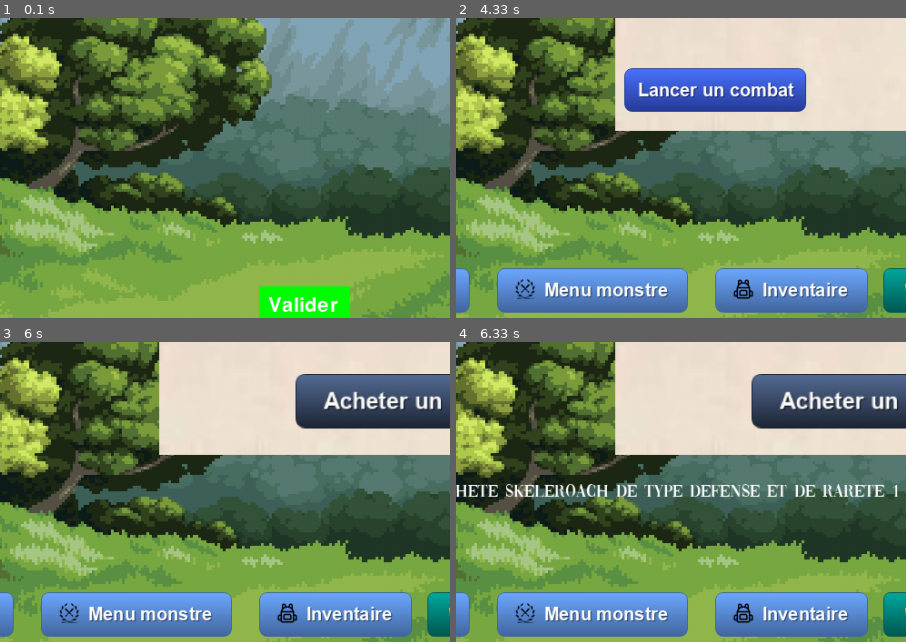
Above: before the commit, frames 1-4 (two rows, left to right).
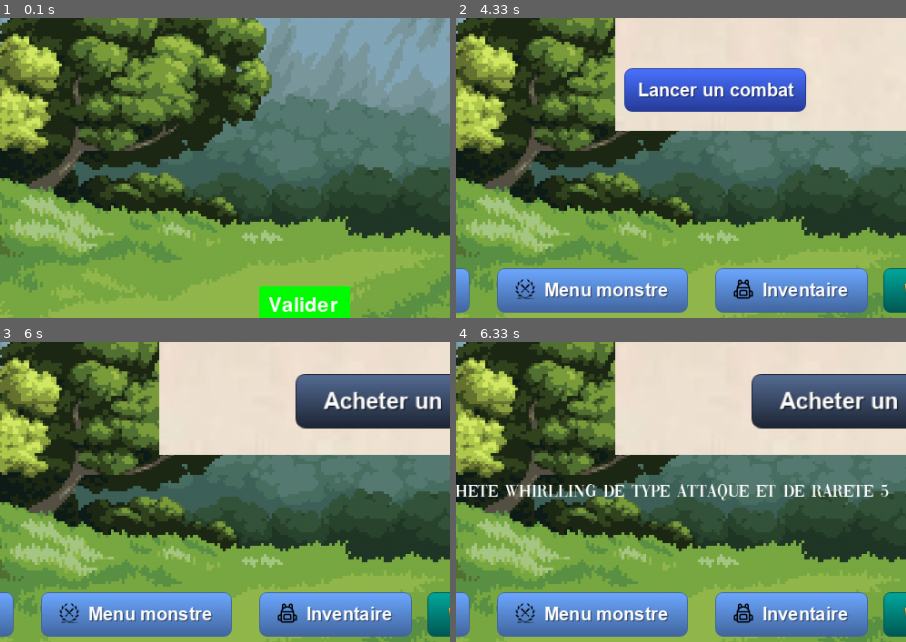
Above: after the commit, the same moments.

Repository: Maxine1425/projet_GEIPI2_S2_ESIREM
Game: pygame game, started from graphique.py
The game is run twice, just before and just after one commit, with the same random seed, the same clock (stepped at 60 frames per second) and the same inputs.
Inputs (mouse positions are % of the whole screen's width and height, from its top left):
- Up to frame 1 (0.1 s): no input
- Up to frame 2 (4.33 s): press the mouse at (51, 92) at 0.37 s; move the mouse to (35, 64) at 0.47 s; release the mouse at (19, 35) at 0.6 s; click (11, 90) at 0.72 s; click (11, 90) at 1.05 s; click (11, 90) at 1.38 s; click (11, 90) at 1.72 s; click (74, 90) at 2.6 s; click (33, 90) at 4.03 s
- Up to frame 3 (6 s): click (11, 90) at 4.37 s; press the mouse at (92, 90) at 5.23 s; move the mouse to (80, 56) at 5.33 s; release the mouse at (68, 22) at 5.47 s; press the mouse at (33, 90) at 5.57 s; move the mouse to (37, 51) at 5.67 s; release the mouse at (41, 13) at 5.8 s; press the mouse at (74, 90) at 5.9 s
- Up to frame 4 (6.33 s): move the mouse to (63, 70) at 6 s; release the mouse at (51, 51) at 6.13 s
The pictures show only the part of the screen within x 18-68%, y 45-95%; the shares and areas given below are measured in that part.

Frames 1-3 are identical in both runs. In frame 4, 2.3% of the frame differs, in the area x 10-99%, y 47-53%.

Commit message:
corection de bug du combat qui se lace pas , voir pour ajouter supprimer ou vendre monstre et la selection du monstre pour le combat

Diff:
--- a/graphique.py
+++ b/graphique.py
@@ -16,6 +16,7 @@
 print("pseudo = " + menu_accueil.pseudo)
 joueur = Joueur(menu_accueil.pseudo, 5000, 1, 0, 0, 0)
 menu_principal = Menu(joueur)
+monstre_ordinateur = Monstre()
 
 
 while True:
--- a/menu.py
+++ b/menu.py
@@ -14,7 +14,6 @@
         self.joueur = joueur
         self.doit_lancer_menu = 1
         self.doit_lancer_combat = 0
-        #self.temps_message = 0
 
     def quitter(self):
         pygame.quit()
@@ -469,11 +468,14 @@
                             pygame.display.flip()
                         elif doit_lancer_menu_monstre == 1 and event.type == MOUSEBUTTONUP and event.button == 1 and clickable_area_menu_monstre.collidepoint(event.pos):
                             doit_lancer_menu_monstre = 0
+
+                    #lancer un combat
                     elif doit_lancer_menu_monstre == 1 and event.type == MOUSEBUTTONUP and event.button == 1 and clickable_area_lancer_combat.collidepoint(event.pos):
-                        self.doit_lancer_combat = 1
-                        self.doit_lancer_menu = 0
-                        continuer = 0
-                        pygame.display.flip()
+                        if self.joueur.liste_monstre[0].rare != 0 or self.joueur.liste_monstre[1].rare != 0 or self.joueur.liste_monstre[2].rare != 0:
+                            self.doit_lancer_combat = 1
+                            self.doit_lancer_menu = 0
+                            continuer = 0
+                            pygame.display.flip()
 
                     #menu inventaire
                     elif event.type == MOUSEBUTTONUP and event.button == 1 and clickable_area_inventaire.collidepoint(event.pos):
